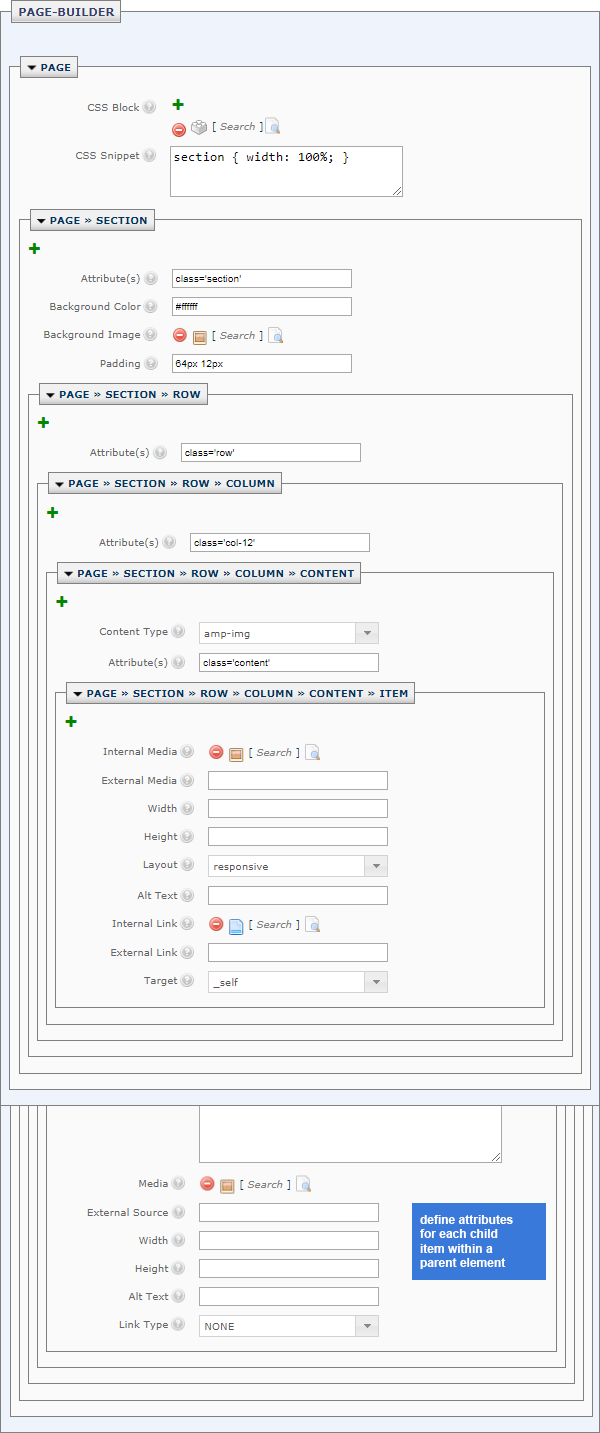
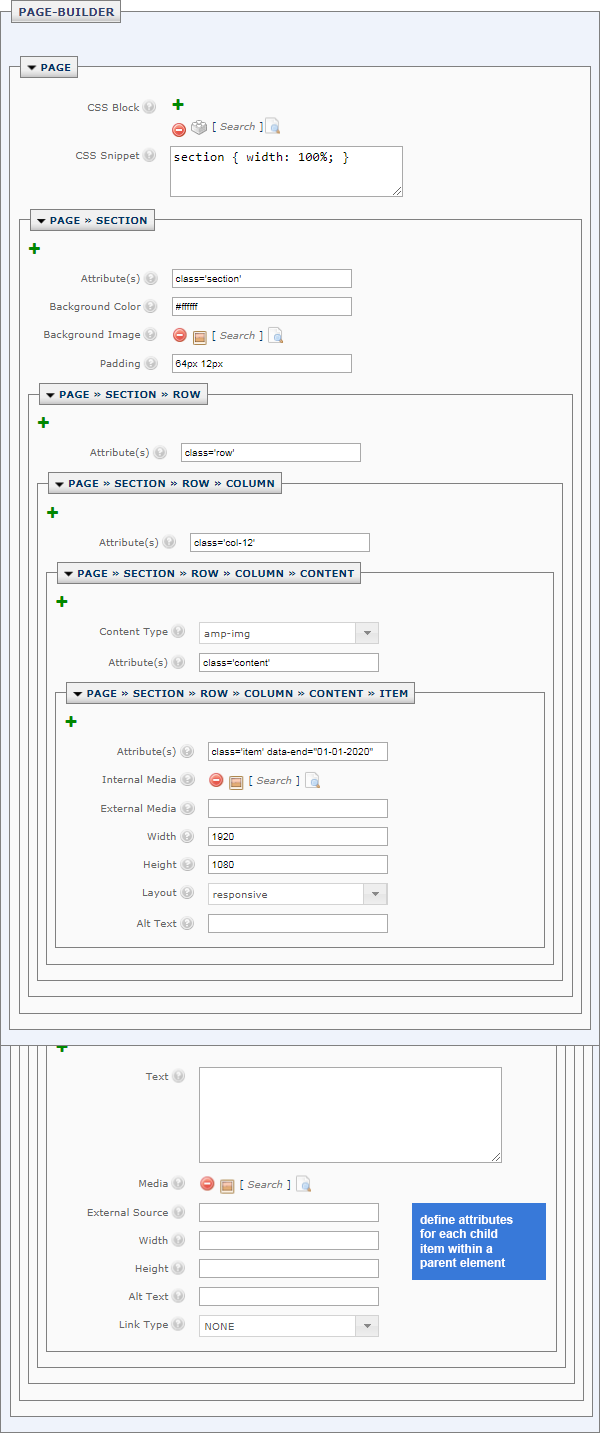
Comparing the layer stacks of the two w=600, h=1433 images. Changes:
painted on "image" (1st of 2, in "V2") over [1, 742, 599, 1106]
